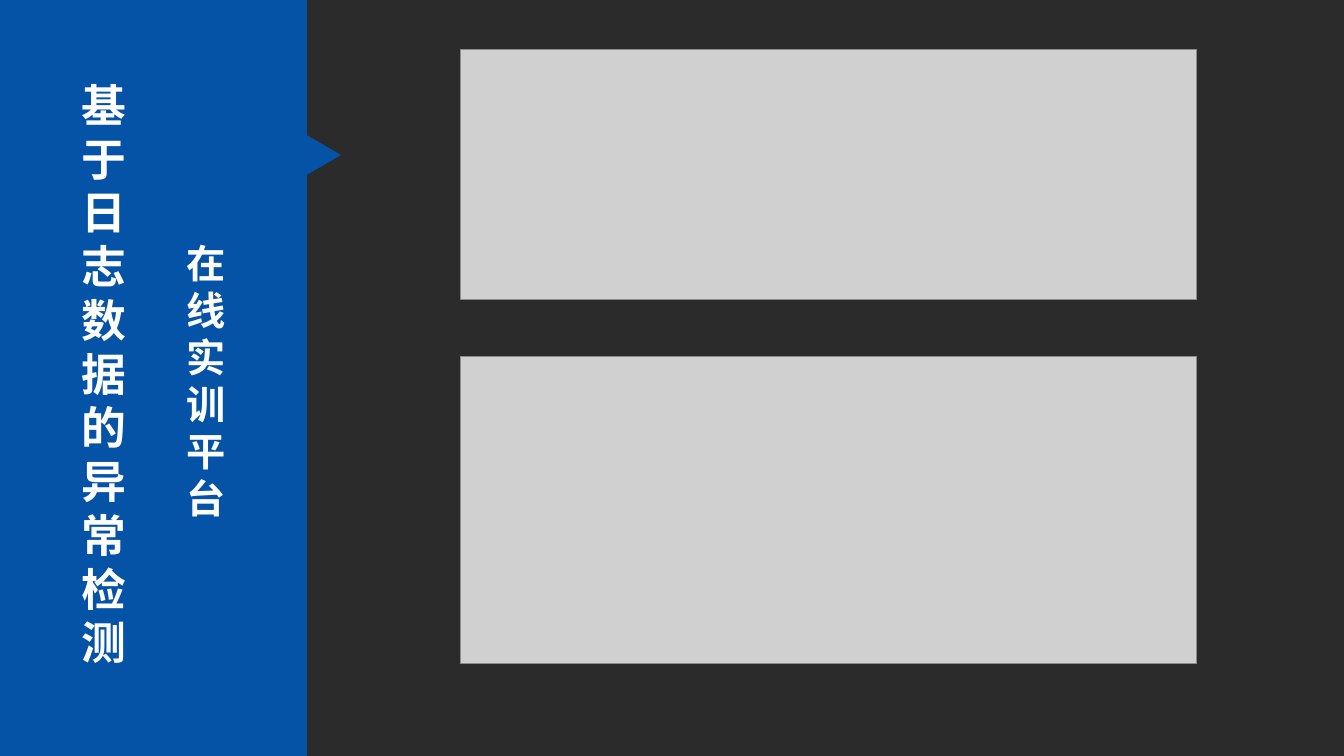
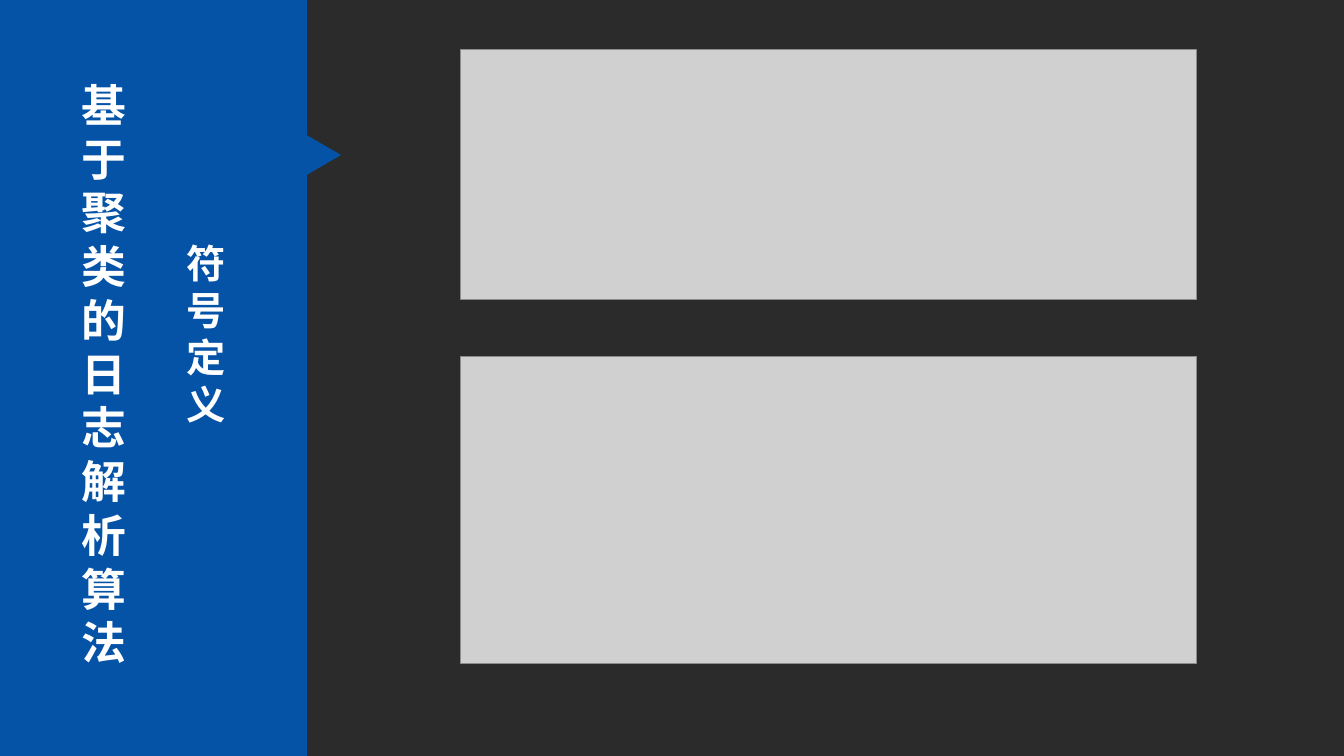
Before and after one commit to huowj/bishe, a slide deck: slide 15 of dabian/毕设.pptx (slide 14 before the commit). Drawn at 1344x756 pixels with LibreOffice and Linux fonts; fonts in the diff are those of the drawing; grey boxes stand for pictures; background and template pictures are left out; a plain dark background stands for a picture behind light text. Boxes give left, top, right and bottom in pixels: in the first picture for what was removed or moved away, otherwise in the second. Text is boxed around its words. In the diff, an @@ line names an element or a change of style, - is before the commit and + after.

```diff
--- a/dabian/毕设.pptx
+++ b/dabian/毕设.pptx
@@ text at box(81, 84, 126, 663): text changed @@
-基于日志数据的异常检测
+基于聚类的日志解析算法
@@ text at box(187, 244, 226, 423): text changed @@
-在线实训平台
+符号定义
```
Also in this commit, not shown: 11 other slides changed, 13 slides added, 1 other file.
